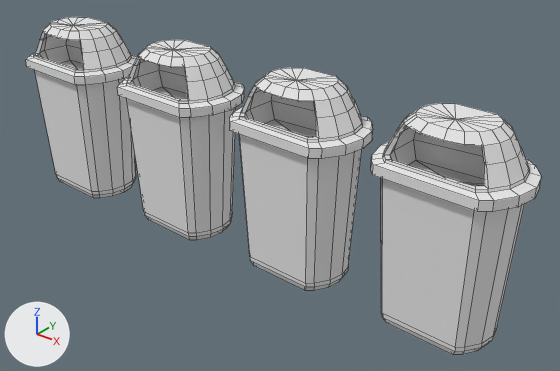
Two versions of the Blender file Utils/Modelos/lixeira.blend, one commit apart.
Rendered twice from a 50 mm lens placed at (4.53, -3.5, 2.63), pointed at (1.73, 0.0, 0.46). Arrows for +X, +Y and +Z are at lower left; the lights stay in place. Mesh edges are drawn as thin lines.

The older version as bpy lines, for what is in view:
```python
me_cylinder_001 = bpy.data.meshes.new('Cylinder.001')
me_cylinder_001.from_pydata(...)  # 784 vertices, 876 faces; spans x -0.45..3.39, y -0.41..0.21, z 0.0..1.25
me_cylinder_001.materials.append(mat_lixeira)  # its picture is missing
# before: 186 (-0.27, -0.21, 0.92), 187 (-0.25, -0.25, 0.91), 188 (0.26, -0.07, 0.92), 189 (0.24, -0.03, 0.92), 190 (-0.28, -0.04, 0.92) at pixel (69, 60)
# before: 191 (0.2, -0.28, 0.91), 192 (0.24, -0.2, 0.92), 193 (-0.22, -0.29, 0.91), 194 (0.17, -0.3, 0.91), 195 (0.0, -0.16, 0.92)
ob_cylinder = bpy.data.objects.new('Cylinder', me_cylinder_001)
ob_cylinder.location = (0.0, 0.0, 0.0)
```
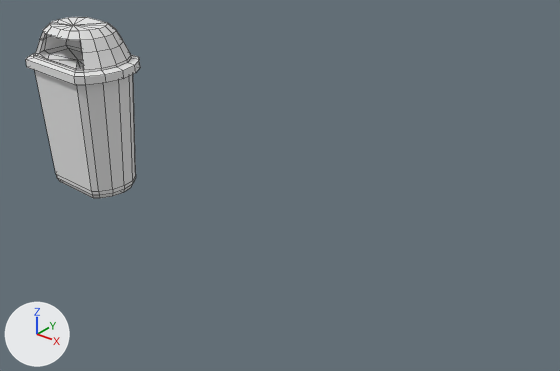
The change, as JSON lines over the scene's bpy script:
```json
{"block": "me_cylinder_001", "where": "me_cylinder_001.from_pydata(...)  # 784 vertices, 876 faces; spans x -0.45..3.39, y -0.41..0.21, z 0.0..1.25"}
{"block": "me_cylinder_001", "where": "# used by ob_cylinder; location = (0.0, 0.0, 0.0)"}
{"block": "me_cylinder_001", "where": "# verts and faces of me_cylinder_001; kept vertices keep their numbers, new ones are numbered from 784"}
{"block": "me_cylinder_001", "change": "me_cylinder_001 part 1: the loose piece of 196 vertices spanning x 1.54..2.41, y -0.41..0.21, z 0.0..1.25 is deleted"}
{"block": "me_cylinder_001", "change": "me_cylinder_001 part 2: the loose piece of 196 vertices spanning x 0.56..1.42, y -0.41..0.21, z 0.0..1.25 is deleted"}
{"block": "me_cylinder_001", "change": "me_cylinder_001 part 3: the loose piece of 196 vertices spanning x 2.53..3.39, y -0.41..0.21, z 0.0..1.25 is deleted"}
{"block": "me_cylinder_001", "change": "me_cylinder_001 part 4"}
{"op": "add", "block": "me_cylinder_001", "code": "verts[186] = (-0.27, -0.21, 1.01)  # moved, pixel (49, 53)"}
{"op": "add", "block": "me_cylinder_001", "code": "verts[190] = (-0.28, -0.04, 1.01)  # moved, pixel (68, 48)"}
{"op": "add", "block": "me_cylinder_001", "code": "verts[187] = (-0.25, -0.25, 0.97)  # moved"}
{"op": "add", "block": "me_cylinder_001", "code": "verts[188] = (0.26, -0.07, 0.99)  # moved"}
{"op": "add", "block": "me_cylinder_001", "code": "verts[189] = (0.24, -0.03, 0.99)  # moved"}
{"op": "add", "block": "me_cylinder_001", "code": "verts[191] = (0.2, -0.28, 0.93)  # moved"}
{"op": "add", "block": "me_cylinder_001", "code": "verts[192] = (0.24, -0.2, 0.94)  # moved"}
{"op": "add", "block": "me_cylinder_001", "code": "verts[193] = (-0.2, -0.28, 1.0)  # moved, pixel (47, 59)"}
{"op": "add", "block": "me_cylinder_001", "code": "verts[194] = (0.15, -0.3, 1.0)  # moved, pixel (76, 68)"}
{"op": "add", "block": "me_cylinder_001", "code": "verts[195] = (0.0, -0.16, 1.0)  # moved, pixel (77, 59)"}
```

Location of each change, (x1, y1, x2, y2) in pixels of the pictures (560 x 371 px; the box of a moved part takes in the faces that stretch with it):
```json
{"object": "Cylinder", "change": "reshaped", "before": [26, 17, 541, 355], "after": [26, 17, 140, 198], "on screen": "78% narrower, 46% shorter"}
{"part": 1, "of": "me_cylinder_001", "change": "deleted", "before": [230, 68, 373, 291]}
{"part": 2, "of": "me_cylinder_001", "change": "deleted", "before": [118, 40, 244, 240]}
{"part": 3, "of": "me_cylinder_001", "change": "deleted", "before": [371, 103, 541, 355]}
{"part": 4, "of": "me_cylinder_001", "change": "moved or reshaped", "before": [38, 45, 83, 68], "after": [38, 45, 83, 68]}
```
